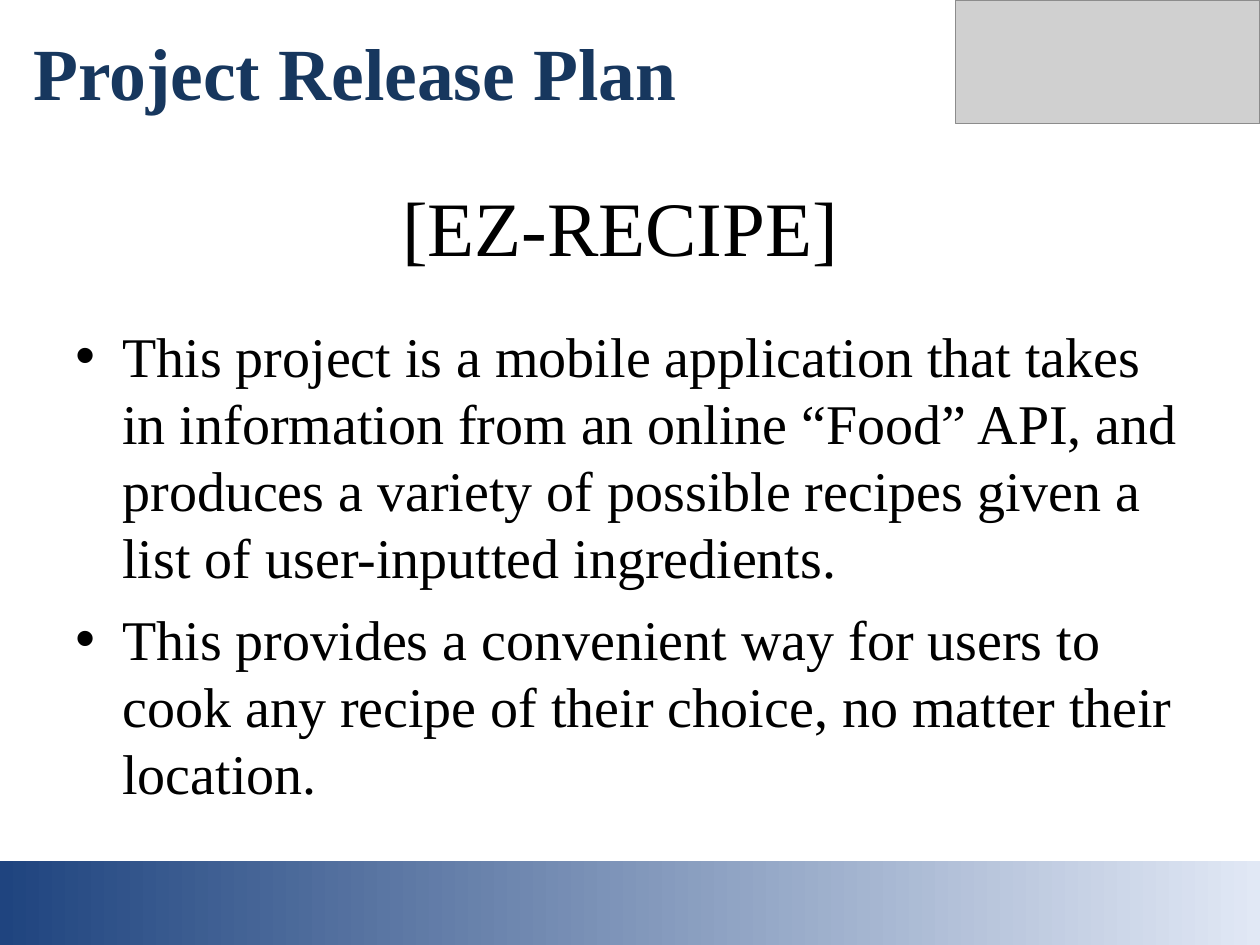
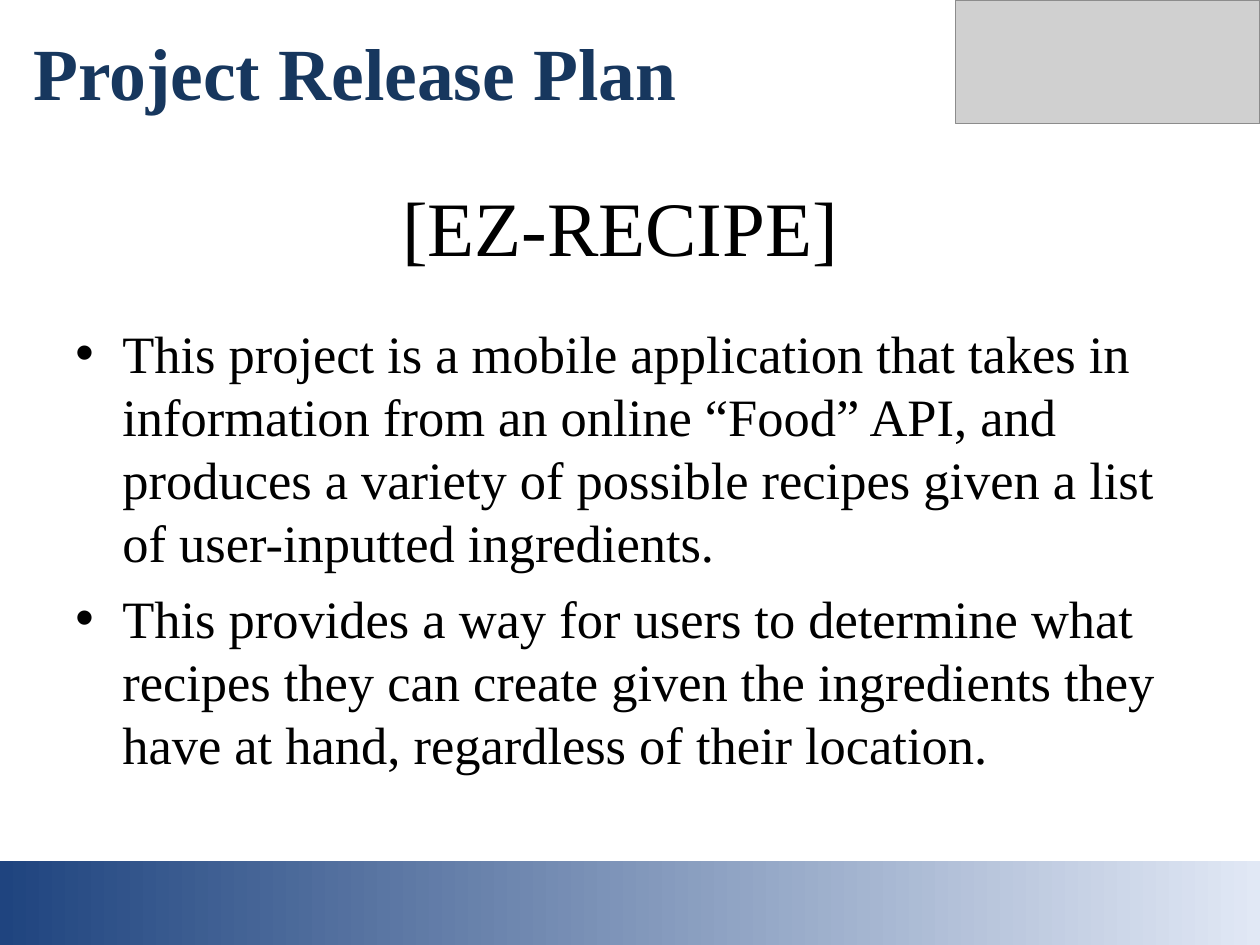
Before and after one commit to ddiannak/ezrecipe, a slide deck: slide 2 of EZ_Recipe.ppt. Drawn at 1260x945 pixels with LibreOffice and Linux fonts; fonts in the diff are those of the drawing; grey boxes stand for pictures. Boxes give left, top, right and bottom in pixels: in the first picture for what was removed or moved away, otherwise in the second. Text is boxed around its words. In the diff, an @@ line names an element or a change of style, - is before the commit and + after.

```diff
--- a/EZ_Recipe.ppt
+++ b/EZ_Recipe.ppt
@@ text at bbox=[122, 336, 1153, 573]: size 32 to 30 pt in "This project is a mobile application that ..." @@
@@ text at bbox=[122, 601, 1154, 775]: text changed; size 32 to 30 pt @@
-• This provides a convenient way for users to cook any recipe of their choice, no matter their location.
+• This provides a way for users to determine what recipes they can create given the ingredients they have at hand, regardless of their location.
```
Also in this commit, not shown: 1 other slide changed.
